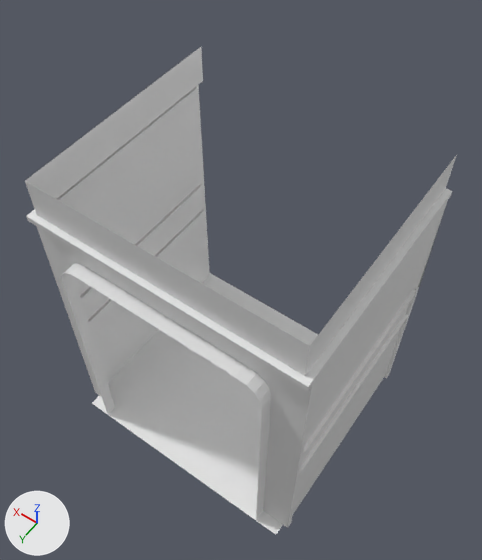
One commit to the Blender file BlenderSource/MonitorCorridor.blend: the scene before it, then after it.
Camera for both pictures: a 50 mm lens placed at (-6.57, 7.12, 20.44), pointed at (0.15, -2.29, 5.65). Arrows for +X, +Y and +Z are at lower left; the lights stay in place.
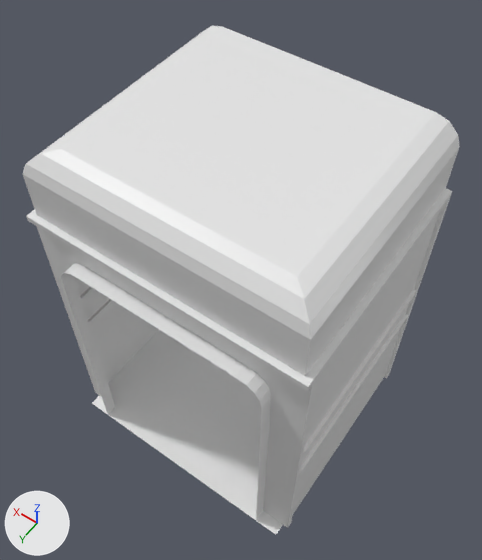
Commit message: Add ceiling detail to corridor segment

Boxes [x1, y1, x2, y2] around the edits, measured in the pictures (482 x 560 px):
```json
{"object": "Cube", "change": "reshaped", "before": [25, 47, 457, 534], "after": [23, 25, 460, 534]}
{"part": 1, "of": "me_cube", "change": "built on", "before": [362, 202, 447, 317], "after": [23, 25, 460, 346]}
```

Scene script edits in JSON lines:
```json
{"block": "me_cube", "where": "# used by ob_cube; location = (0.0, 0.0, 0.0)"}
{"op": "remove", "block": "me_cube", "code": "me_cube.from_pydata(...)  # 124 vertices, 72 faces; spans x -3.93..3.93, y -5.47..1.37, z 0.0..10.0"}
{"op": "add", "block": "me_cube", "code": "me_cube.from_pydata(...)  # 139 vertices, 85 faces; spans x -3.93..3.93, y -5.47..1.37, z 0.0..10.85"}
{"block": "me_cube", "change": "me_cube part 1"}
{"block": "me_cube", "change": "1 vertex is removed from x -3.93, y -1.0, z 8.73"}
{"block": "me_cube", "change": "1 face is deleted"}
{"block": "me_cube", "change": "16 vertices are added at x -3.75..3.75, y -5.47..1.0, z 10.21..10.85"}
{"block": "me_cube", "change": "14 new faces join them"}
```
